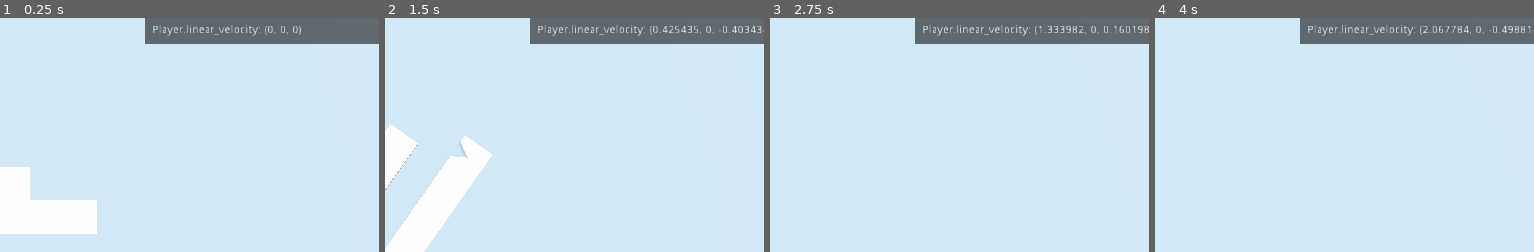
Above: before the commit, frames 1-4 (left to right).
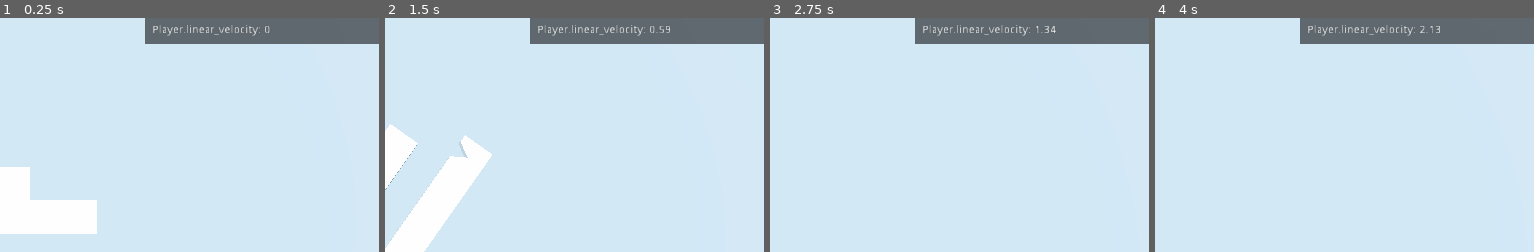
Above: after the commit, the same moments.

Repository: winston-yallow/primitives
Game: Godot game, scene res://levels/00_Test.tscn
Same seed, same stepped clock (60 frames per second), same inputs: the game is played once before the commit and once after it.
Inputs:
- Up to frame 1 (0.25 s): no input
- Up to frame 2 (1.5 s): tap Enter at 0.5 s; hold Right (ui_right) 0.53-1.28 s; tap Backspace at 0.6, 1.35 s; hold Down (ui_down) from 1.28 s (still down)
- Up to frame 3 (2.75 s): release Down (ui_down) at 2.03 s; hold Right (ui_right) from 2.03 s (still down); tap Backspace at 2.1 s
- Up to frame 4 (4 s): release Right (ui_right) at 2.78 s; hold Up (ui_up) 2.78-3.53 s; tap Backspace at 2.85, 3.6 s; hold Left (ui_left) from 3.53 s (still down)
The pictures show only the part of the screen within x 50-100%, y 0-50%; the shares and areas given below are measured in that part.

The runs differ from the first frame. In frame 1, 0.1% of the frame differs, in the area x 69-80%, y 3-8%; in frame 2, 0.4%; in frame 3, 0.4%, in the area x 69-100%, y 3-8%; in frame 4, 0.4%.

Commit message:
Display player speed as rounded float

Diff:
--- a/game/player/Player.gd
+++ b/game/player/Player.gd
@@ -5,7 +5,9 @@
 
 
 func _ready() -> void:
-    DevTools.add_remote_value(RemoteProp.new(self, "linear_velocity"))
+    DevTools.add_remote_value(
+        RemoteProp.new(self, 'linear_velocity', ['length', 'round'])
+    )
 
 
 func _physics_process(delta: float) -> void:
